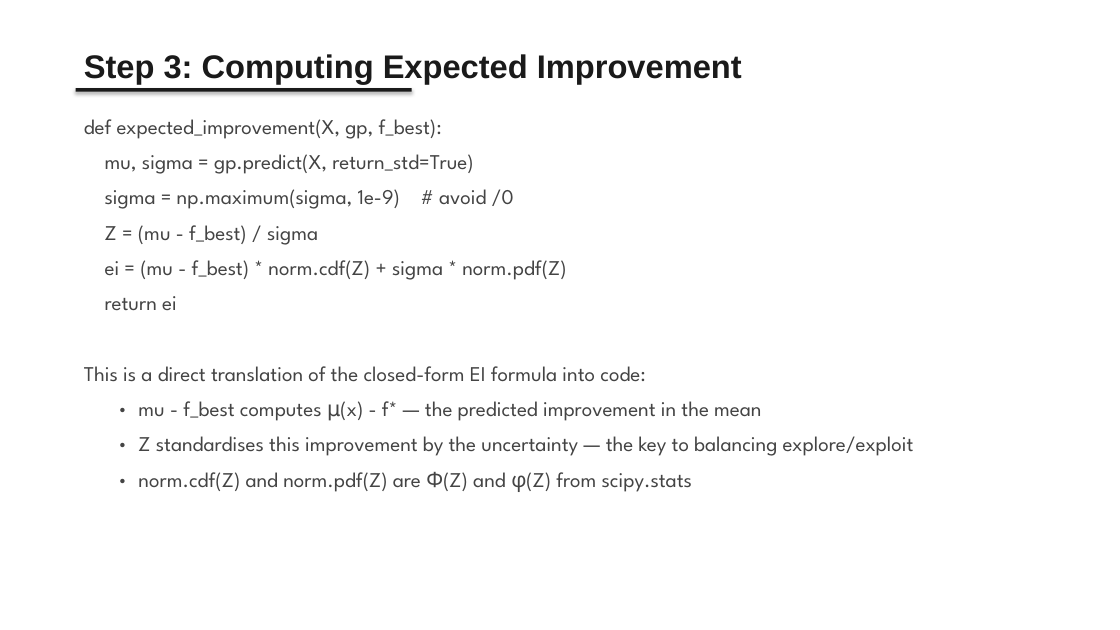
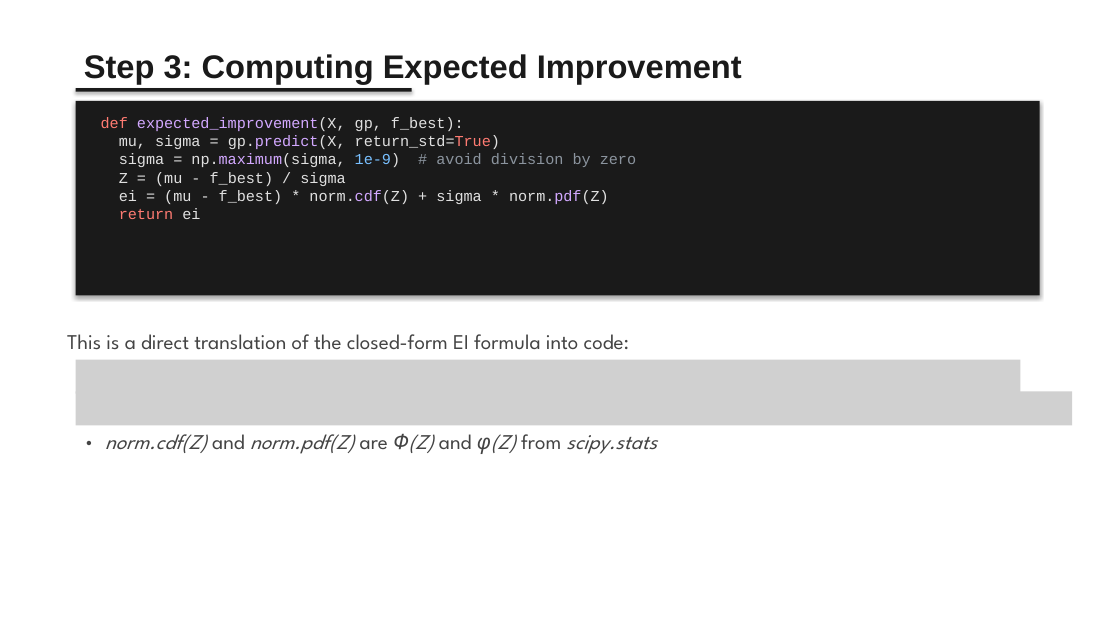
Before and after one commit to AHMalik2000/KIMM-Shared-Data, a slide deck: slide 32 of presentation.pptx. Drawn at 1120x630 pixels with LibreOffice and Linux fonts; fonts in the diff are those of the drawing; grey boxes stand for pictures. Boxes give left, top, right and bottom in pixels: in the first picture for what was removed or moved away, otherwise in the second. Text is boxed around its words. In the diff, an @@ line names an element or a change of style, - is before the commit and + after.

```diff
--- a/presentation.pptx
+++ b/presentation.pptx
@@ rectangle added at [76,101,1040,296], fill #1A1A1A @@
@@ text removed at [84,119,442,139] @@
-def expected_improvement(X, gp, f_best):
@@ text at [101,117,636,219]: text changed; size 18 to 13 pt; font League Spartan to Courier New; text colour #444444 to #E0E0E0 @@
-mu, sigma = gp.predict(X, return_std=True)
+def expected_improvement(X, gp, f_best):
+mu, sigma = gp.predict(X, return_std=True)
+sigma = np.maximum(sigma, 1e-9) # avoid division by zero
+Z = (mu - f_best) / sigma
+ei = (mu - f_best) * norm.cdf(Z) + sigma * norm.pdf(Z)
+return ei
@@ text removed at [105,189,514,209] @@
-sigma = np.maximum(sigma, 1e-9) # avoid /0
@@ text removed at [105,225,318,245] @@
-Z = (mu - f_best) / sigma
@@ text removed at [105,260,566,280] @@
-ei = (mu - f_best) * norm.cdf(Z) + sigma * norm.pdf(Z)
@@ text removed at [105,296,177,311] @@
-return ei
@@ text "This is a direct translation ...": place and size @@
-text "This is a direct translation ..." at [84,366,645,382]
+text "This is a direct translation ..." at [67,334,629,350]
@@ picture added at [76,360,1021,393] @@
@@ picture added at [76,392,1072,425] @@
@@ text removed at [138,401,761,421] @@
-• mu - f_best computes μ(x) - f* — the predicted improvement in the mean
@@ text "• norm.cdf(Z) and norm.pdf(Z) are ...": place and size @@
-text "• norm.cdf(Z) and norm.pdf(Z) are ..." at [138,472,692,492]
+text "• norm.cdf(Z) and norm.pdf(Z) are ..." at [105,434,656,454]
@@ text "• norm.cdf(Z) and norm.pdf(Z) are ..." at [105,434,656,454]: italic on in "norm.cdf(Z) norm.pdf(Z) Φ(Z) φ(Z) scipy.stats" @@
@@ text removed at [138,436,914,456] @@
-• Z standardises this improvement by the uncertainty — the key to balancing explore/exploit
```
Also in this commit, not shown: 15 other slides changed.
